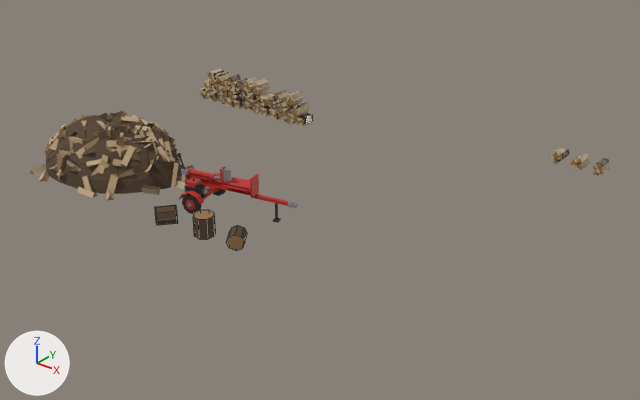
The Blender file assets/models/src/splitting-yard.blend as it was, and as the next commit left it.
The view is the same before and after, from a 50 mm camera at (10.89, -13.09, 7.99) aimed at (0.1, 0.39, -0.37). The axes (+X, +Y, +Z) are drawn at lower left. The lights are the same throughout. The picture after the commit comes second. Mesh edges are drawn as thin lines on the coarser meshes.

The first picture shows 'BundleRow', 'Pile', 'Rounds', 'Splitter' and 3 more.
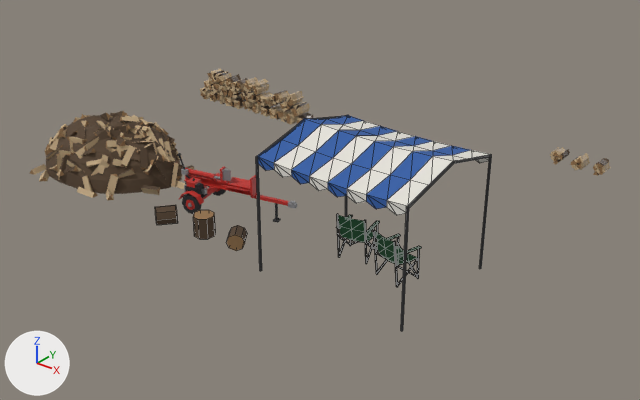
Where the change shows, as pixel boxes (x1, y1, x2, y2) in the pictures (640 x 400 px):
'Furniture', added
    after: (256, 115, 492, 331)
    faces in mat_awningwhite (white #e5e2da): (274, 121, 491, 215)
    faces in mat_awningstripe (blue #305da6): (257, 115, 469, 209)
    faces in mat_chairfabric (dark green #275d38): (336, 215, 422, 265)
    faces in mat_awningframe (grey #767679): (256, 116, 492, 331)
    faces in mat_chairframe (black #2c2c2f): (337, 214, 420, 287)

What changed in the scene script:
```text
Add mat_awningwhite:
    mat_awningwhite = principled_material('AwningWhite')
    mat_awningwhite.base_color = (0.78, 0.76, 0.7)  # white #e5e2da
    mat_awningwhite.roughness = 0.9
Add mat_chairfabric:
    mat_chairfabric = principled_material('ChairFabric')
    mat_chairfabric.base_color = (0.02, 0.11, 0.04)  # dark green #275d38
    mat_chairfabric.roughness = 0.9
Add mat_awningstripe:
    mat_awningstripe = principled_material('AwningStripe')
    mat_awningstripe.base_color = (0.03, 0.11, 0.38)  # blue #305da6
    mat_awningstripe.roughness = 0.9
Add mat_chairframe:
    mat_chairframe = principled_material('ChairFrame')
    mat_chairframe.base_color = (0.025, 0.025, 0.028)  # black #2c2c2f
Add mat_awningframe:
    mat_awningframe = principled_material('AwningFrame')
    mat_awningframe.base_color = (0.18, 0.18, 0.19)  # grey #767679
    mat_awningframe.roughness = 0.45
Add me_furniture:
    me_furniture.from_pydata(...)  # 383 vertices, 560 faces; spans x 1.53..4.57, y -3.12..-0.58, z 0.0..2.5
    # faces by material slot: [56, 56, 128, 240, 80]
    me_furniture.materials.append(mat_awningstripe)  # blue #305da6
    me_furniture.materials.append(mat_awningwhite)  # white #e5e2da
    me_furniture.materials.append(mat_awningframe)  # grey #767679
    me_furniture.materials.append(mat_chairframe)  # black #2c2c2f
    me_furniture.materials.append(mat_chairfabric)  # dark green #275d38
Add ob_furniture:
    ob_furniture = bpy.data.objects.new('Furniture', me_furniture)
    ob_furniture.location = (0.0, 0.0, 0.0)
```
